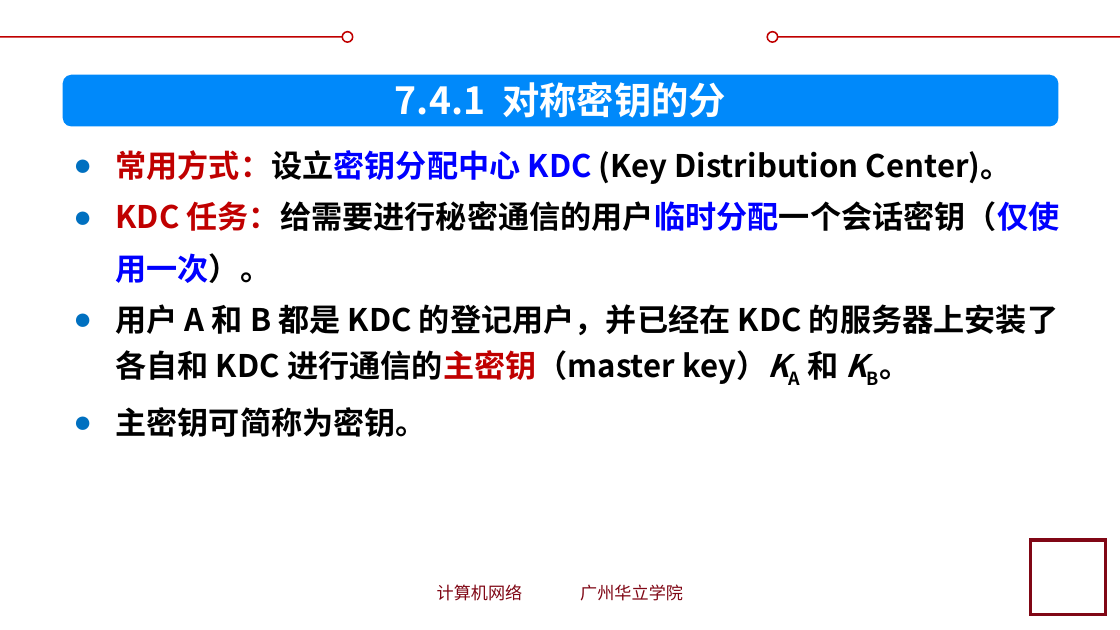
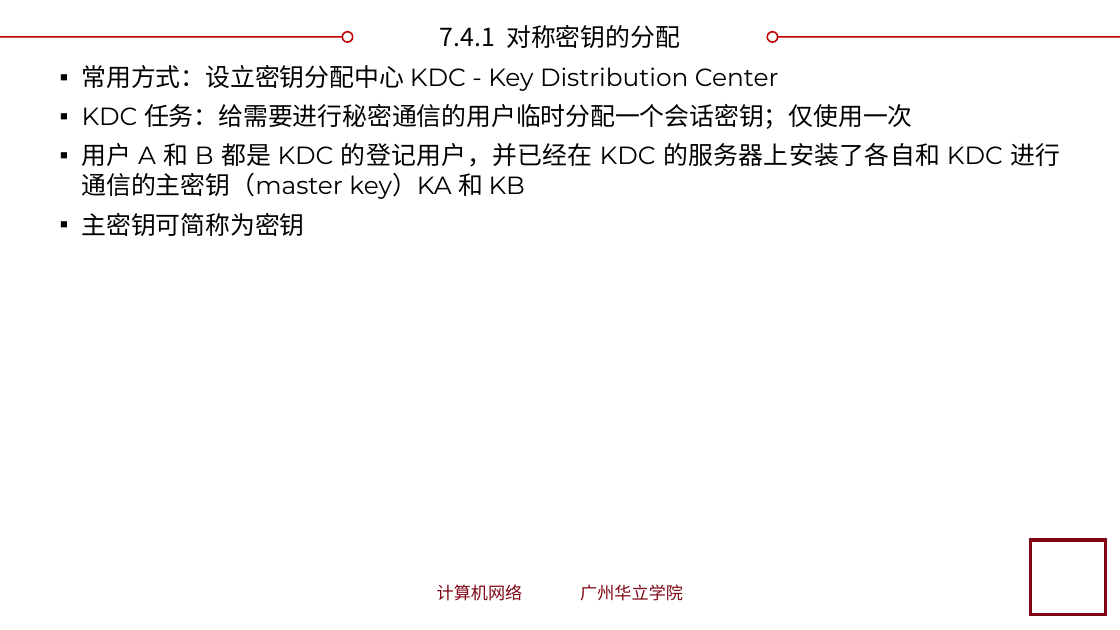
Before and after one commit to glplaman/glplaman.github.io, a slide deck: slide 51 of network/ppt/chap7.pptx (slide 52 before the commit). Drawn at 1120x630 pixels with LibreOffice and Linux fonts; fonts in the diff are those of the drawing; background and template pictures are left out. Boxes give left, top, right and bottom in pixels: in the first picture for what was removed or moved away, otherwise in the second. Text is boxed around its words. In the diff, an @@ line names an element or a change of style, - is before the commit and + after.

```diff
--- a/network/ppt/chap7.pptx
+++ b/network/ppt/chap7.pptx
@@ title "7.4.1 对称密钥的分配": place and size @@
-title "7.4.1 对称密钥的分配" at box(395, 81, 726, 118)
+title "7.4.1 对称密钥的分配" at box(440, 25, 680, 48)
@@ title "7.4.1 对称密钥的分配" at box(440, 25, 680, 48): size 24 to 16 pt, text colour #FFFFFF to #000000, bold off; vertical alignment top to middle @@
@@ rounded rectangle removed at box(63, 75, 1058, 127) @@
@@ text at box(82, 65, 1060, 236): text changed; size 20 to 16 pt; font Noto Sans CJK SC to Montserrat; bold off @@
-● 常用方式：设立密钥分配中心 KDC (Key Distribution Center)。
-● KDC 任务：给需要进行秘密通信的用户临时分配一个会话密钥（仅使用一次）。
-● 用户 A 和 B 都是 KDC 的登记用户，并已经在 KDC 的服务器上安装了各自和 KDC 进行通信的主密钥（master key）KA 和 KB。
-● 主密钥可简称为密钥。
+▪ 常用方式：设立密钥分配中心 KDC - Key Distribution Center
+▪ KDC 任务：给需要进行秘密通信的用户临时分配一个会话密钥；仅使用一次
+▪ 用户 A 和 B 都是 KDC 的登记用户，并已经在 KDC 的服务器上安装了各自和 KDC 进行通信的主密钥（master key）KA 和 KB
+▪ 主密钥可简称为密钥
```
Also in this commit, not shown: 49 other slides changed, 2 slides removed, 5 other files.
